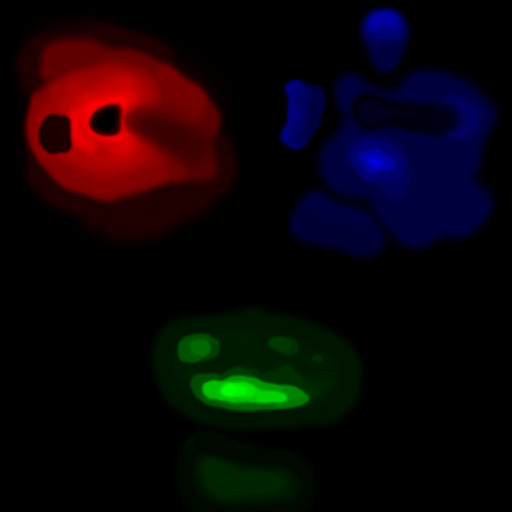
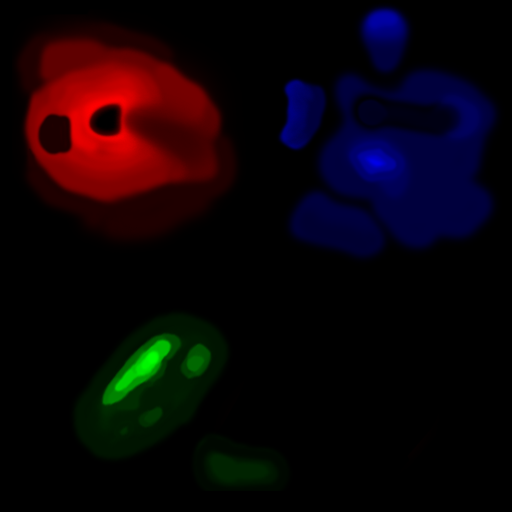
Layer changes from the first w=512, h=512 image to the second:
painted on "Layer 2" over [71, 278, 429, 504]
painted on "Layer 1" over [168, 420, 326, 512]
